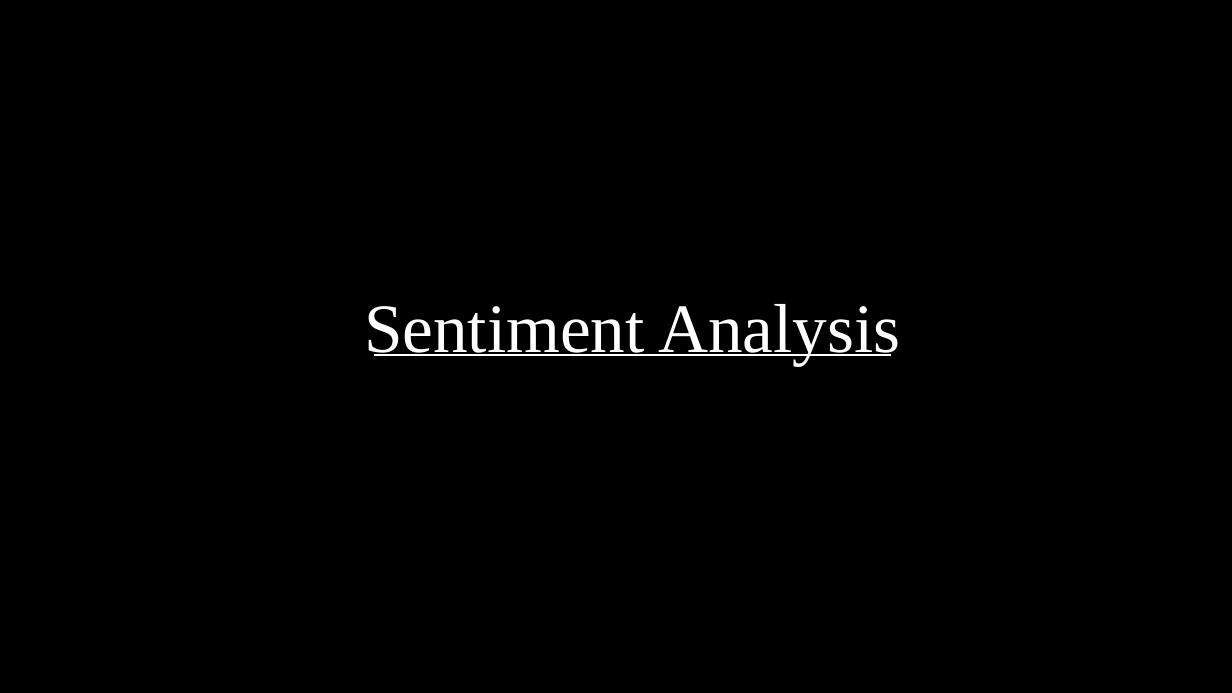
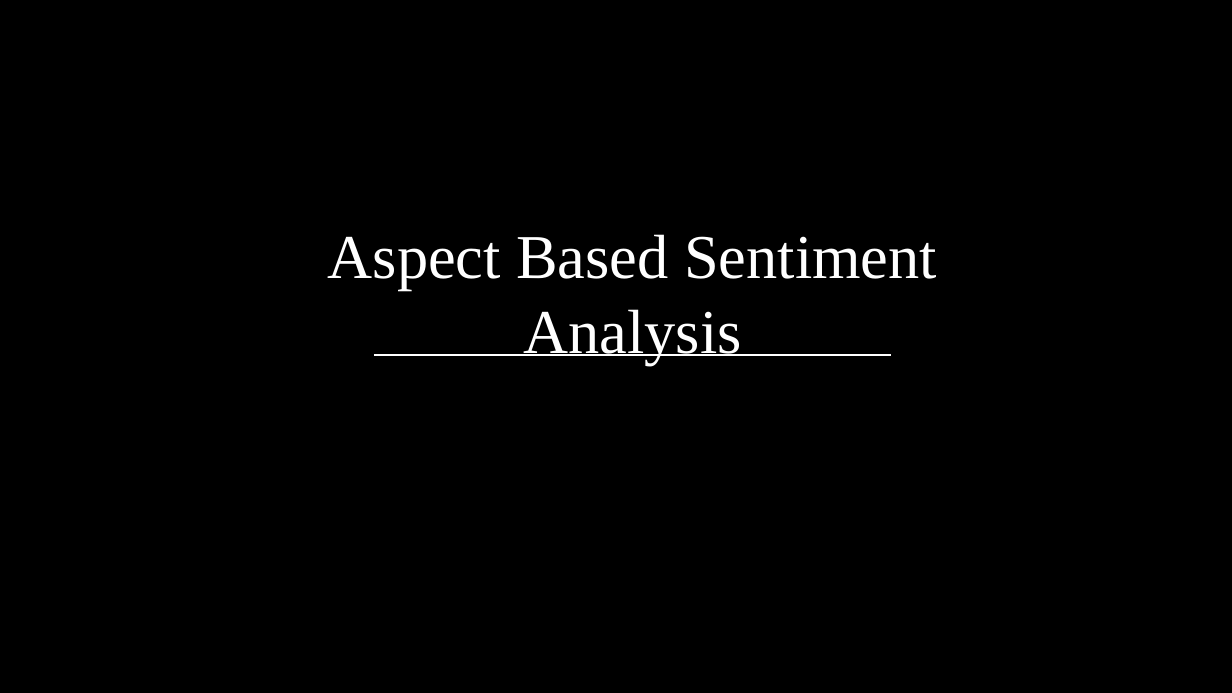
Before and after one commit to Hiten1928/AspectBasedSentimentalAnalysis, a slide deck: slide 6 of Documents/Quality_Project.pptx (slide 8 before the commit). Drawn at 1232x693 pixels with LibreOffice and Linux fonts; fonts in the diff are those of the drawing; grey boxes stand for pictures; background and template pictures are left out. Boxes give left, top, right and bottom in pixels: in the first picture for what was removed or moved away, otherwise in the second. Text is boxed around its words. In the diff, an @@ line names an element or a change of style, - is before the commit and + after.

```diff
--- a/Documents/Quality_Project.pptx
+++ b/Documents/Quality_Project.pptx
@@ title at (328, 234, 937, 365): text changed; size 54 to 48.6 pt @@
-Sentiment Analysis
+Aspect Based Sentiment Analysis
```
Also in this commit, not shown: 1 other slide changed, 9 slides added, 2 slides removed.
